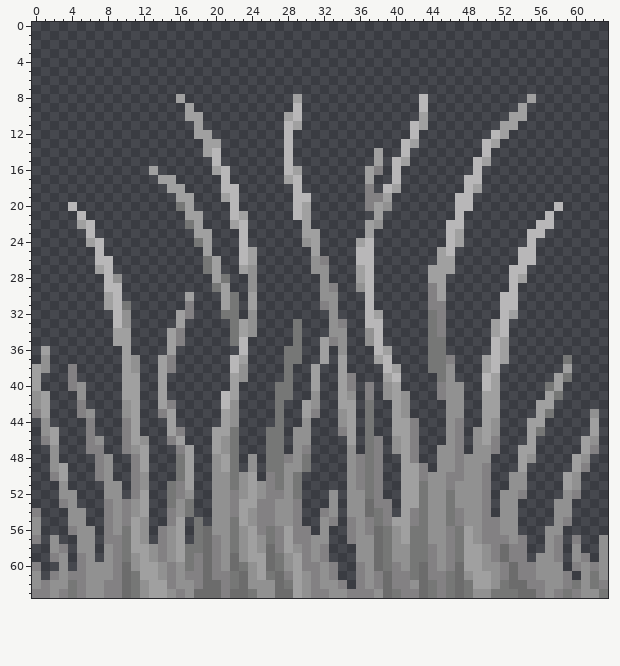
Two states of a pixel-art sprite, textures/blocks/tallgrass.png. The picture above is the old version.
The file is 64x64 pixels. Colours within 5 levels of each other are drawn and written as one.
New version:
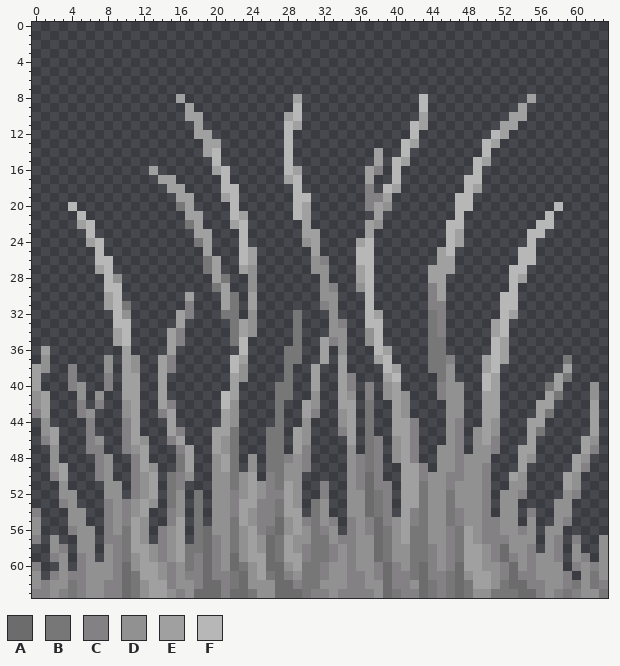
Palette (. is transparent): A #6c6c6c  B #767776  C #838183  D #919191  E #a0a0a0  F #b8b7b8
Edits made:
Colour A replaces colour B in rows 50 to 52 at x 37; in row 55 at x 38; in row 57 at x 26; in row 60 at x 27 and 39; in row 62 at x 28.
Colour A replaces colour C in row 56 at x 27.
Colour A replaces colour D in row 55 at x 27.
Colour A replaces colour E in row 63 at x 29.
Colour B is added in row 32 at x 29; in row 50 at x 15; in row 52 at x 18; in rows 53 to 54 at x 18 and 31; in rows 55 to 56 at x 31.
Colour B replaces colour C in rows 52 to 53 at x 38; in row 57 at x 27; in row 58 at x 27 and 32; in row 59 at x 32; in row 60 at x 30 to 31; in rows 61 to 62 at x 31.
Colour B replaces colour D in rows 53 to 54 at x 27; in row 57 at x 31 to 32; in rows 58 to 59 at x 31; in rows 61 to 63 at x 30.
Colour C is added in rows 39 to 40 at x 8; in row 42 at x 7; in rows 51 to 52 at x 32 and 39; in row 54 at x 55; in row 55 at x 30; in row 56 at x 54.
Colour C is added in row 57 at x 34; in rows 58 to 59 at x 33, 35 and 55; in rows 60 to 62 at x 35.
Colour C replaces colour A in row 60 at x 38.
Colour C replaces colour B in rows 48 to 49 at x 30; in row 50 at x 16.
Colour C replaces colour D in row 56 at x 32; in rows 60 to 61 at x 32; in row 63 at x 34.
Colour C replaces colour E in row 62 at x 29.
Colour D is added in rows 37 to 38 at x 8; in row 40 at x 62; in row 41 at x 7 and 62; in row 48 at x 40; in row 49 at x 13; in row 53 at x 13 and 32.
Colour D is added in row 55 at x 55; in rows 56 to 57 at x 33 and 55; in rows 58 to 61 at x 34.
Colour D replaces colour B in rows 50 to 52 at x 29.
Colour D replaces colour C in row 52 at x 16; in row 53 at x 29; in row 54 at x 32; in row 56 at x 30; in row 57 at x 29 to 30 and 54; in row 58 at x 53 to 54.
Colour D replaces colour C in row 59 at x 54; in row 60 at x 33, 36 and 54; in row 61 at x 33; in row 62 at x 34 and 38.
Colour D replaces colour E in row 50 at x 17; in row 52 at x 12; in row 55 at x 40; in row 56 at x 28; in row 61 at x 29.
Colour E is added in row 42 at x 62; in rows 50 to 52 at x 13.
Colour E replaces colour C in rows 54 to 56 at x 29.
Colour E replaces colour D in row 43 at x 62; in rows 45 to 47 at x 29; in row 50 at x 53; in rows 51 to 54 at x 28; in row 59 at x 28.
Colour F replaces colour D in row 33 at x 10.
Colour F replaces colour E in rows 34 to 35 at x 10.
Colour B is removed in rows 53 to 54 at x 17.
Colour D is removed in row 52 at x 17 and 33; in rows 53 to 54 at x 33.
Colour E is removed in row 51 at x 17.
